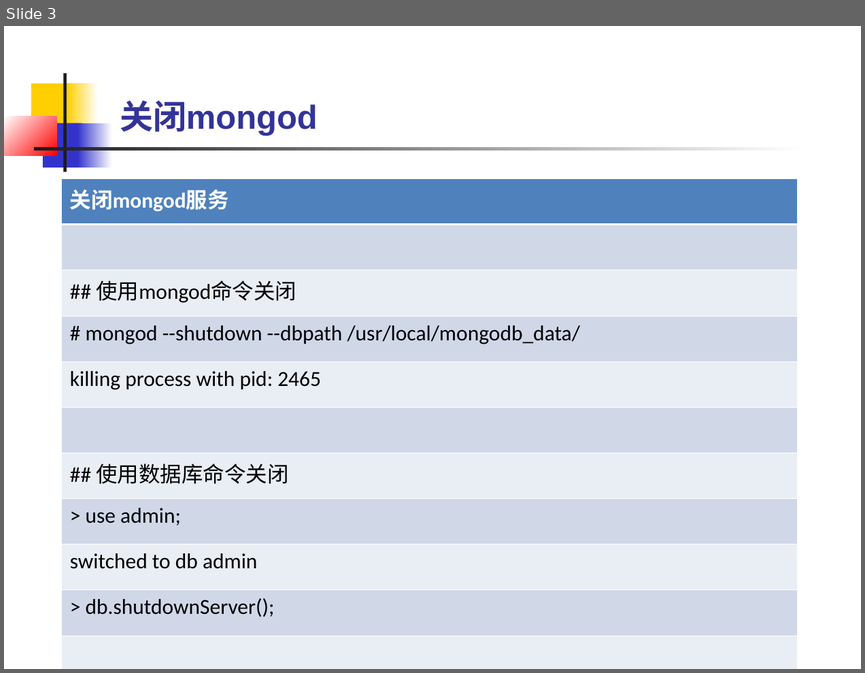
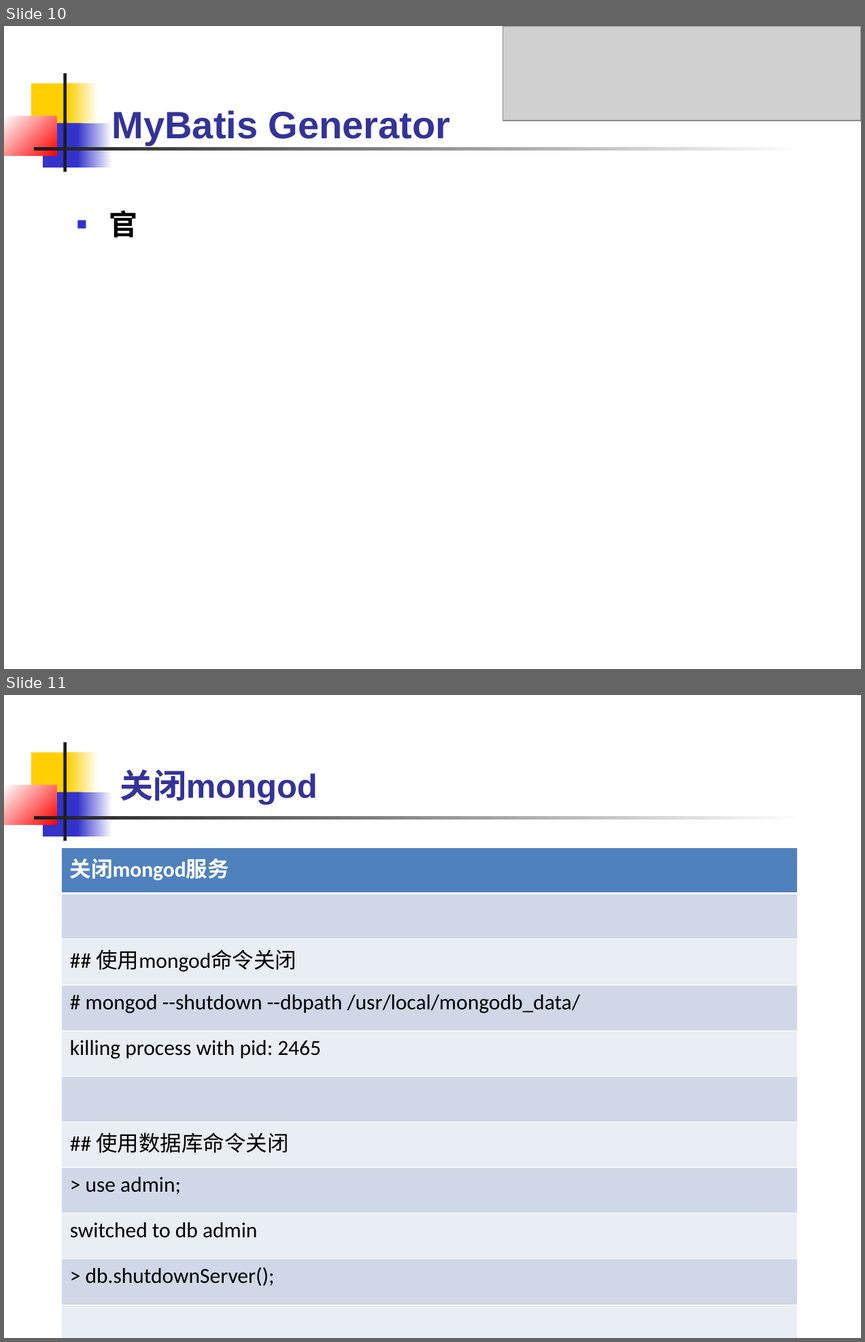
Before and after one commit to connLAN/zjuResource, a slide deck: 毕业论文/开题报告论证会-材料/开题论证会-付荣.ppt. Shown one above the other, each under a label of ours: slide 3 before the commit, slides 10 and 11 after it. The pictures are 865x673 and 865x1342 pixels, drawn with LibreOffice and Linux fonts; fonts in the diff are those of the drawing; grey boxes stand for pictures. Boxes give left, top, right and bottom in pixels: in the first picture for what was removed or moved away, otherwise in the second. Text is boxed around its words. In the diff, an @@ line names an element or a change of style, - is before the commit and + after.

```diff
--- a/毕业论文/开题报告论证会-材料/开题论证会-付荣.ppt
+++ b/毕业论文/开题报告论证会-材料/开题论证会-付荣.ppt
@@ slide 10 added at bbox=[4, 26, 861, 669], background #FFFFFF; not listed: 7 template elements that a slide beside it also shows @@
@@ picture added at bbox=[502, 26, 861, 121] @@
@@ text added at bbox=[112, 110, 451, 146], 32 pt, text #333399, bold @@
+MyBatis Generator
@@ text added at bbox=[109, 210, 137, 237], 24 pt, text #000000, bold @@
+■ 官
@@ what was slide 3 is now slide 11 @@
```
Also in this commit, not shown: 1 slide changed, 8 other slides added, 1 slide removed.
